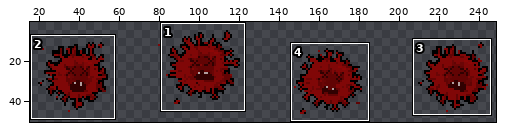
Sprite sheet: Python_Module_8/Assets/SpriteSheets/Virus Game/Enemies/Virus_Red/virus1_red.png. The picture above shows the old version from afar; the outline marks the close-up.
Close-up. Before the edit:
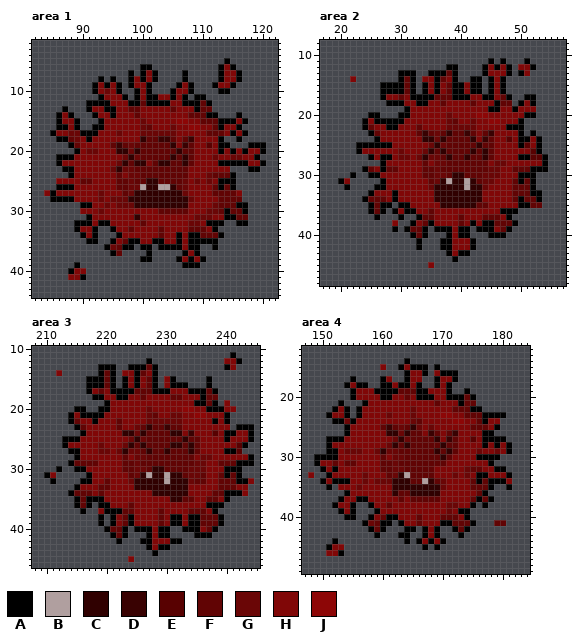
The file is 256x64 pixels. Colours within 5 levels of each other are drawn and written as one. Shown: area 1: x 82..122, y 2..44; area 2: x 17..57, y 8..48; area 3: x 208..245, y 10..46; area 4: x 147..184, y 12..49. The wide view leaves out empty margins.
Palette (. is transparent): A #000000  B #b09f9f  C #300101  D #390202  E #580101  F #610404  G #6a0606  H #800707  J #8d0606
Pixels before, area 1, first column x 84:
 5 ..............................A......
 6 ................AA...........AHA.....
 7 ..............A.AHA....A.....AHHA....
 8 .........A.A..AHAHA....A.....AHHA....
 9 ........AHAHA.AHHA....AHA...AHHA.....
10 ........AHGHA..AHA...AHHA....AA......
11 .........AHHHA.AHAAHHAHA.AA..........
12 .......AAAAHHHAAFAAAAHHAAAFA.........
13 ...A...AHHAAHHFFHHHHHFHHHAFF.........
14 ..AHA...AHHAHHHFHHHHHHHHFFFAA...A....
15 ..AHHA...AHHHHHHGHHHHHJJHHFFFAAAHA...
16 ..AAHA..AAHHHHHHGFHHHGHHJJHHFAHHA....
17 .AHHGGAAAHHHGHHHGGGGGGHHHHHFFFHAHA...
18 ..AAFGHAHHHHHHHHCFFDDFHFDHHHHA..A....
19 ....AFHHHHHFDFGFFFFFFCHDFHHEHAA...AAA
20 .....AHGGHHHCCGCFFFFFFCFFHHHHAHAHAHHA
21 ..AAAHHHHHHHHGCGFFFFFCFCFHHHGHHGGHHA.
22 ..AHHHHHHHHHGCFCCHFCCFFCFHHHHAAAAAHHA
23 ...AAHHHHHHGCGGFFFFFFFFFHHHHHHH...AA.
24 ....AHHHHHHHFHGGFFFFFFFFHHHGFFFA.....
25 ..HHHHFFHHHHFFGFFCCFFFFGHGHGHAAA.....
26 ..AAAHHHHHHHFFGGBCCBBCFGHHHHFAFA.....
27 HAHHHHHHHGHHHFGCCCCCCCCGHHHHFFFFH....
28 .AAAAHHHHGHGGGCCCCCCCCCCGHHHHFFFF....
29 ......AAHHGHGGGCCCCCCCCCHHHHGFFFAA...
30 ......HHHGHHHHHHHHHFFFFFHHHGGFAFFA...
31 .......AHHHHHHHCHHHHHHHHHGGGHHAAFF...
32 .....AAAHAAHHHHHFHHHHHHHGGHAAA..AA...
33 .....AHHA..AHHFHHHHFHHHHFFFHA........
34 ......AHA...AHHHHHHFHHAHAAFFFA.......
35 .......AA..AHFAAHHAAHHAHAAAAA........
36 ..........AGFAA.AA.AAAAHAA..A........
37 ...........AF....A.....AHA...........
38 ................AA....AHAHA..........
39 .....A.................AAA...........
40 ....AHH..............................
41 ....HHA..............................
Pixels before, area 2, first column x 20:
11 .........................A.A...A...
12 ..................AA....AHAHA.HHA..
13 ..........AAA..AAAFA....AHHHA.AH...
14 ..H.......AFA.HHAFHA..AA.AHA.......
15 .......AAAAFA.AHAHFAAHAA.AHA.......
16 .......AAAAFA.AHAHFAAHAA.AHA.......
17 .......AHHFHAAAAFFFAAAHHAAHFA..AA..
18 ........AAAHHAAHHFHHHHFHHHAFF.AHA..
19 ...........AHHHHHHHHHHHHHAAHHAHHH..
20 .....AA...AAHHHHHHGHHHHJJHHHHHHAA..
21 ....AHAAAAAHHHHHHHGFHHGHHJJHHHA....
22 ....AFHHAAHHHFHHHHGGGGGHHHHHAAA....
23 .....AFHHHHHHFDFGFCFFDFHFDHHHHA.A..
24 ......AHHHHHHHCCGCFFFFCHDFHHEHAAHA.
25 ...AAAAAAHHHHHHGCGFFFFFCFFHHHHAEHA.
26 ...AHHHHHHGHHHGCFCFFFFCFCFHHHHHHEA.
27 .....AHAAHGGHGCGGFCFFCFFCFHHHHAAEEA
28 .......AHHHHHHFHGGFFFFFFFHGGHHHHHHA
29 ....AFHAFFHHHHFFGFFFFFFFFGGHHFFFAAA
30 ..A..AAHHHHHHHFFGGFCCFFFGGGHHHAAA..
31 AH.....AHHHHHHHFGCBCCBCFGGHHHFAFA..
32 .A....AAHHHHHHHGCCCCCBCCGHHHHFFFA..
33 .....AHHHAHHHHHHCCCCCCCCHHHHHFFFAA.
34 ....AFFFHAHHHHHHCCCCCCCCHHHHHFAFFA.
35 .....AFAA.AAHHHHHCCCCCCFFHHHHHAAFF.
36 .....AFA.AHAAHHFHHHHHHHHHHHAAA.....
37 ......A...A..AFFHHHHFHHHFFFHA......
38 .........H..AHFAHHHHFHAHAAFFFA.....
39 .........A.AFFA.AAAHAA.AAAHFA......
40 ............AFA...AHAA...AAA.......
41 .............A...AAHHHA............
42 .............A...AAHHHA............
43 ..................AHAA.............
44 ...................A...............
45 ...............H...................
Pixels before, area 3, first column x 210:
11 ...............................A...
12 .................A............HHA..
13 .........AAA..AAAFA...........AH...
14 ..H......AFA.HHAFHA................
15 .......AAAFA.AHAHFA.HA.....A.......
16 .......AAAFA.AHAHFA.HAAA...A.......
17 .......AHFHAAAAFFFAAAHHHAAAFA......
18 ........AAHHAAHHFHHHHFFHHHAFF......
19 ..........AHHHHHHHHHHHHHHAAFA.H....
20 .....AA..AAHHHHHHGHHHHHJJHHAAAHH...
21 ....AHAAAAHHHHHHHGFHHGGHHJJHHHA....
22 ....AFHHAHHHFHHHHGGGGGGHHHHHAHA....
23 .....AFHHHHHFHHGFCFFDFFHHHHHHHH.AAA
24 ......AHHHHHHCCGCFFFFCCHDHHHEHAAHHA
25 ...AAAHHHHHHHHGCGFFFFFFCFFHHHHAHHHA
26 ...AHHHHHGHHHGCFCFFFFCCFCFHHHHHHEA.
27 ....AAHHHGGHGCGGFCFFCFFFCFHHHHAAE..
28 .....AHHHHHHHFHGGFFFFFFFFHGGHHHHHHA
29 ....AFFFFHHHHFFGFFFFFFFFFGGHHFFFAAA
30 ..A..AAHHHHHHFFGGFCCFFFFGGGHHHAAA..
31 AH.....AHHHHHHFGCBCCBCCFGGFHHFAFA..
32 .A....AAHHFHHHGCCCCCBCCCGFFHHFFFAAH
33 .....AHHHFFHHHHCCCCCCCCCHHHHHFFFHH.
34 ....AFFFHFHHHHHHHHCCCCCCHHHHFFAAAH.
35 .....AFAAAHHHHHHHHHHHCCFFHHFFHA....
36 .....AFA.AAHHHFHHHHHHHHHHHHAAA.....
37 ......A..HAAAFFHHHHFHHHHFFFHA......
38 .........A.AHFAHHHHFHAAHAAFFFA.....
39 .........A.AHFAHHHHFHAAHAAFFFA.....
40 ..........AFFA.AAAHAA..AAAHFA......
41 ...........AFA...AHAA....AAA.......
42 ............A...AAHHHAA............
43 .................AHAA..............
44 ..................A................
45 ..............H....................
Pixels before, area 4, first column x 148:
14 ................A.................
15 ............H..AHAAA.A............
16 ................AHHA.HAAA.........
17 .......A....AH..AHH..AHHA.........
18 ......AHAA..AAHAAHA..AHA..........
19 .......AHHHAAAAFFFAAHHHA..A.......
20 .......AHHHHAAHHFHAAAHHAAAFA......
21 .....A...AHHHHHHHHHHHFHHHAFF......
22 ....AHA.AHHHHHHHHGHHHHHHFFFAA.....
23 ...AHHA.AHHHHGHHHGHHHHJJHHFFFAAAA.
24 ....AAGAHHHHHHHHHGFHHHHHJJHHFAHH..
25 ......AHHHHHFDFGFCGHGHHHHHHFFFHA..
26 ......AHHHHHHCCGCFFHDFHFDHHHHAA...
27 ...AAAHHHHHHHHGCGFFFFCHDFHHEHAAAA.
28 ...AHHHHHHHHHGCFCFFFFFCFFHHHHAHAHA
29 ...AAHGGGHHGCGGFFFFFFCFCFHHHGHHGHA
30 .AAAAHHHHHHHFHGGFFFFFFCFHHHHAAAA..
31 .AHHFHFFHHHHFFGFFFFFFFFHHHHHHHA...
32 ..AHAHHHHHHHFFGGFFFFFHHHHHGFFHHAA.
33 H..AHHHHHGHHHFGCBFFFFHHHGHGHAAHHHA
34 ..AHAAAHHGHGGGCCCFFBCFGHHHHFAFAAAH
35 ...A.HHHGHHHHHCCCCCCCCGHHHHFFFA..A
36 ......AHHHHHHHCFFCCCCCHHHHHHFA....
37 .....AHHAAHHHHHFHFFFFFHHHHHFAFA...
38 ....AHHA..AHHFHHHHHHHHHGGHHA.A....
39 .....AHA...AHHHHHHHHHHHGHAA.......
40 ......AA..AHFAAHHHFHHHFFFHA.......
41 .........AGFAA.AHHFHHHAAFFFA...FF.
42 ..........AFA...AA.AHA..AFA.......
43 ...........A...AA..AHA...A........
44 ....A...........A.AHAHA...........
45 ...AHH.............A.A............
46 ...HHA............................
Once edited:
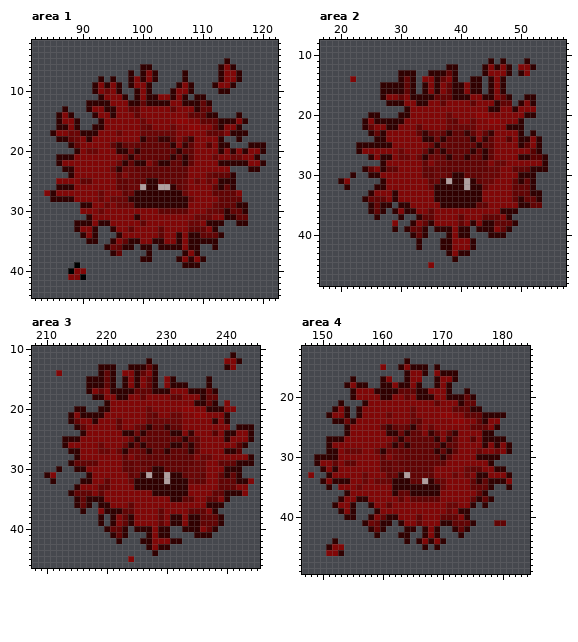
The edit:
Changed rows in their new state; - is an unchanged pixel.
Area 1:
first column x 85:
 5 -----------------------------C------
 6 ---------------CC-----------C-C-----
 7 -------------C-C-C----C-----C--C----
 8 --------C-C--C-C-C----C-----C--C----
 9 -------C-C-C-C--C----C-C---C--C-----
10 -------C---C--C-C---C--C----CC------
11 --------C---C-C-CC--C-C-CC----------
12 ------CCCC---CC-CCCC--CCC-C---------
13 --C---C--CC-------------C-----------
14 -C-C---C--C---------------CC---C----
15 -C--C---C-------------------CCC-C---
16 -CC-C--CC-------------------C--C----
17 C----CCC----------------------CCC---
18 -CC---C---------------------C--C----
19 ---C------------------------CC---CCC
20 ----C-----------------------C-C-C--C
21 -CCC------------------------------C-
22 -C--------------------------CCCCC--C
23 --CC-----------------------------CC-
24 ---C--------------------------C-----
25 ----------------------------CCC-----
26 -CCC------------------------C-C-----
27 C-----------------------------------
28 CCCC--------------------------------
29 -----CC------------------------CC---
30 -----------------------------C--C---
31 ------C----------------------CC-----
32 ----CCC-CC----------------CCC--CC---
33 ----C--C--C----------------C--------
34 -----C-C---C---------C-CC---C-------
35 ------CC--C--CC--CC--C-CCCCC--------
36 ---------C--CC-CC-CCCC-CC--C--------
37 ----------C-----C-----C-C-----------
38 ---------------CC----C-C-C----------
39 ----------------------CCC-----------
Area 2:
first column x 20:
11 -------------------------C-C---C---
12 ------------------CC----C-C-C---C--
13 ----------CCC--CCC-C----C---C-C----
14 ----------C-C---C--C--CC-C-C-------
15 -------CCCC-C-C-C--CC-CC-C-C-------
16 -------CCCC-C-C-C--CC-CC-C-C-------
17 -------C----CCCC---CCC--CC--C--CC--
18 --------CCC--CC-----------C---C-C--
19 -----------C-------------CC--C-----
20 -----CC---CC-------------------CC--
21 ----C-CCCCC-------------------C----
22 ----C---CC------------------CCC----
23 -----C-C----------------------C-C--
24 ------CC----------------------CC-C-
25 ---CCCCCC---------------------C--C-
26 ---C-----------------------------C-
27 -----C-CC---------------------CC--C
28 -------C--------------------------C
29 ----C--C------------------------CCC
30 --C--CC-----------------------CCC--
31 C------C----------------------C-C--
32 -C----CC------------------------C--
33 -----C---C----------------------CC-
34 ----C----C--------------------C--C-
35 -----C-CC-CC------------------CC---
36 -----C-C-C-CC--------------CCC-----
37 ------C---C--C--------------C------
38 ------------C--C------C-CC---C-----
39 ---------C-C--C-CCC-CC-CCC--C------
40 ------------C-C---C-CC---CCC-------
41 -------------C---CC---C------------
42 -------------C---CC---C------------
43 ------------------C-CC-------------
44 -------------------C---------------
Area 3:
first column x 210:
11 -------------------------------C---
12 -----------------C--------------C--
13 ---------CCC--CCC-C-----------C----
14 ---------C-C---C--C----------------
15 -------CCC-C-C-C--C--C-----C-------
16 -------CCC-C-C-C--C--CCC---C-------
17 -------C---CCCC---CCC---CCC-C------
18 --------CC--CC------------C--------
19 ----------C--------------CC-C------
20 -----CC--CC----------------CCC-----
21 ----C-CCCC--------------------C----
22 ----C---C-------------------C-C----
23 -----C--------------------------CCC
24 ------C-----------------------CC--C
25 ---CCC------------------------C---C
26 ---C-----------------------------C-
27 ----CC------------------------CC---
28 -----C----------------------------C
29 ----C---------------------------CCC
30 --C--CC-----------------------CCC--
31 C------C----------------------C-C--
32 -C----CC------------------------CC-
33 -----C-----------------------------
34 ----C-------------------------CCC--
35 -----C-CCC--------------------C----
36 -----C-C-CC----------------CCC-----
37 ------C---CCC---------------C------
38 ---------C-C--C------CC-CC---C-----
39 ---------C-C--C------CC-CC---C-----
40 ----------C--C-CCC-CC--CCC--C------
41 -----------C-C---C-CC----CCC-------
42 ------------C---CC---CC------------
43 -----------------C-CC--------------
44 ------------------C----------------
Area 4:
first column x 149:
14 ---------------C-----------------
15 --------------C-CCC-C------------
16 ---------------C--C--CCC---------
17 ------C----C---C----C--C---------
18 -----C-CC--CC-CC-C--C-C----------
19 ------C---CCCC---CC---C--C-------
20 ------C----CC----CCC--CCC-C------
21 ----C---C---------------C--------
22 ---C-C-C------------------CC-----
23 --C--C-C--------------------CCCC-
24 ---CC-C---------------------C----
25 -----C------------------------C--
26 -----C----------------------CC---
27 --CCC-----------------------CCCC-
28 --C-------------------------C-C-C
29 --CC----------------------------C
30 CCCC-----------------------CCCC--
31 C----------------------------C---
32 -C-C--------------------------CC-
33 --C------------------------CC---C
34 -C-CCC---------------------C-CCC-
35 --C--------------------------C--C
36 -----C----------------------C----
37 ----C--CC------------------C-C---
38 ---C--C--C----------------C-C----
39 ----C-C---C-------------CC-------
40 -----CC--C--CC-----------C-------
41 --------C--CC-C------CC---C------
42 ---------C-C---CC-C-C--C-C-------
43 ----------C---CC--C-C---C--------
44 ---C-----------C-C-C-C-----------
45 --C---------------C-C------------
46 ----C----------------------------
